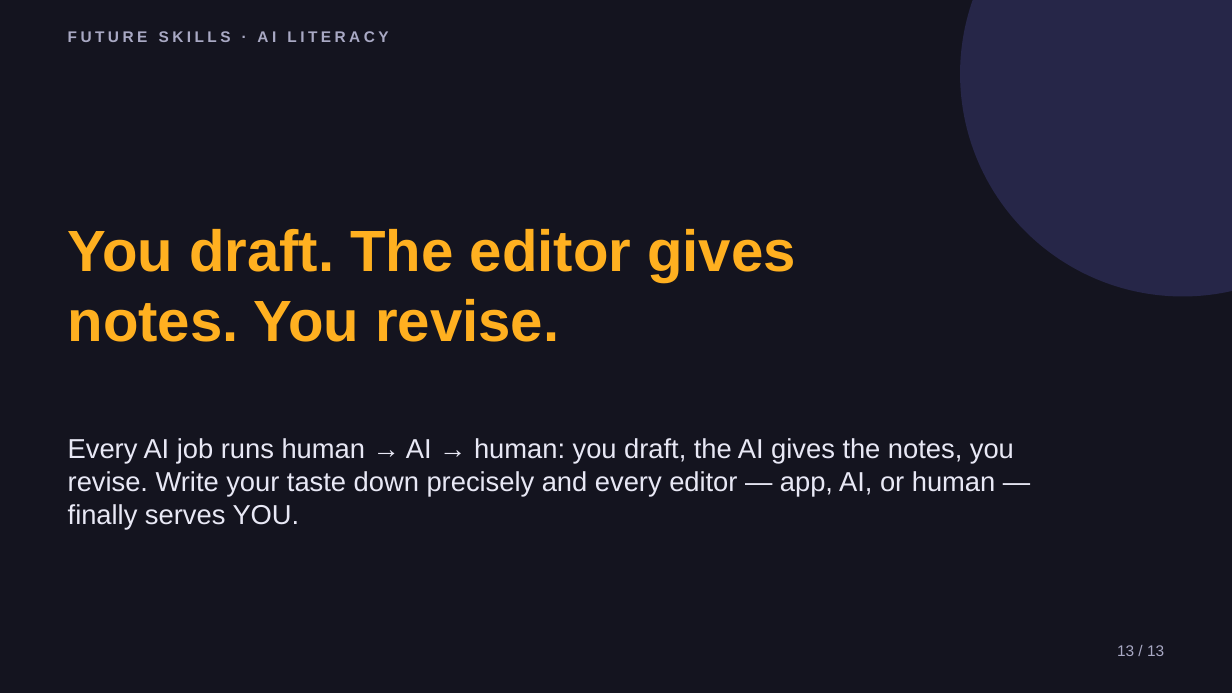
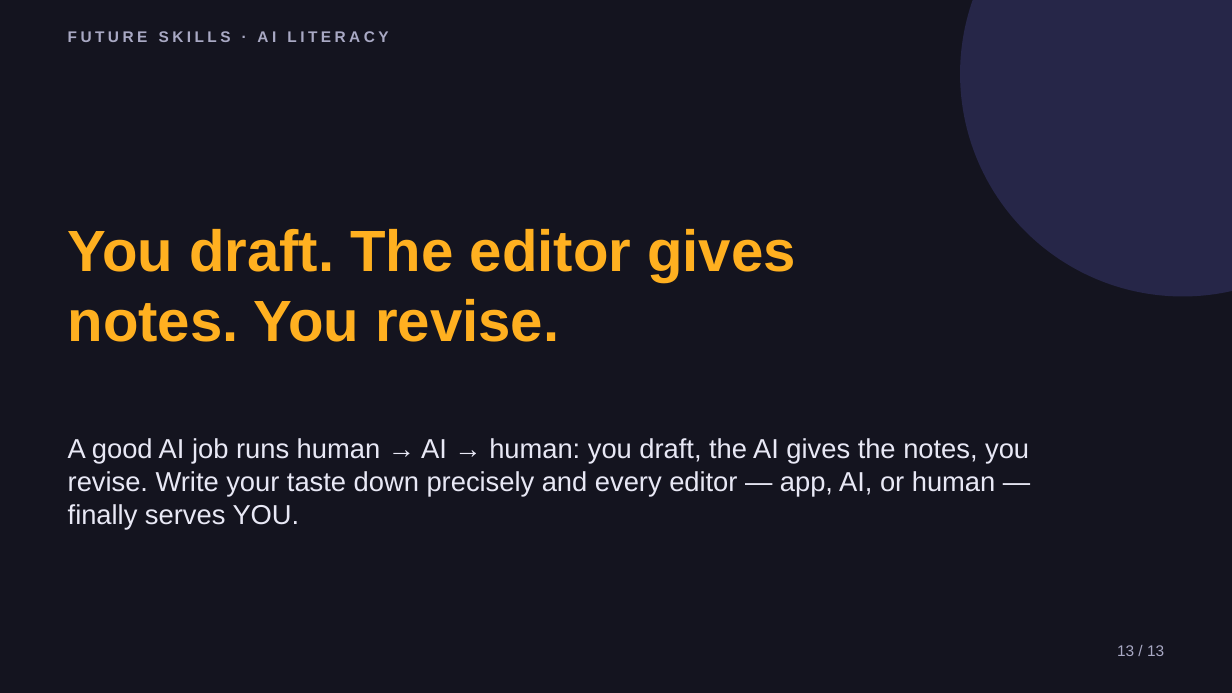
Before and after one commit to phiunit/tptphi, a slide deck: slide 13 of products/ai-taste-file/dist/Teach AI Your Taste - Slides.pptx. Drawn at 1232x693 pixels with LibreOffice and Linux fonts; fonts in the diff are those of the drawing. Boxes give left, top, right and bottom in pixels: in the first picture for what was removed or moved away, otherwise in the second. Text is boxed around its words. In the diff, an @@ line names an element or a change of style, - is before the commit and + after.

```diff
--- a/products/ai-taste-file/dist/Teach AI Your Taste - Slides.pptx
+++ b/products/ai-taste-file/dist/Teach AI Your Taste - Slides.pptx
@@ text at bbox=[68, 438, 1029, 529]: text changed @@
-Every AI job runs human → AI → human: you draft, the AI gives the notes, you revise. Write your taste down precisely and every editor — app, AI, or human — finally serves YOU.
+A good AI job runs human → AI → human: you draft, the AI gives the notes, you revise. Write your taste down precisely and every editor — app, AI, or human — finally serves YOU.
```
Also in this commit, not shown: 7 other slides changed, 31 other files.
